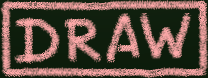
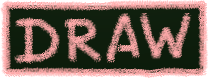
Before/after of a 208 x 78 layered artwork. What changed in the layer stack:
painted on "board" over [0, 0, 208, 78]
